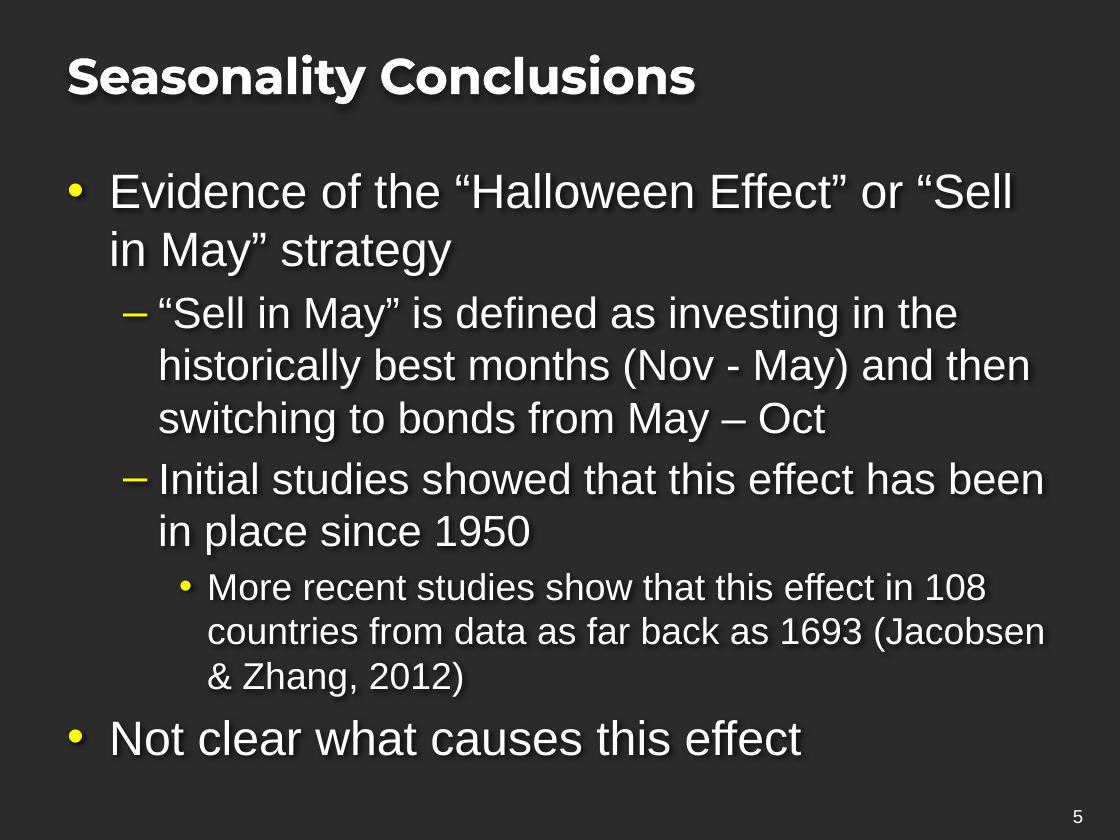
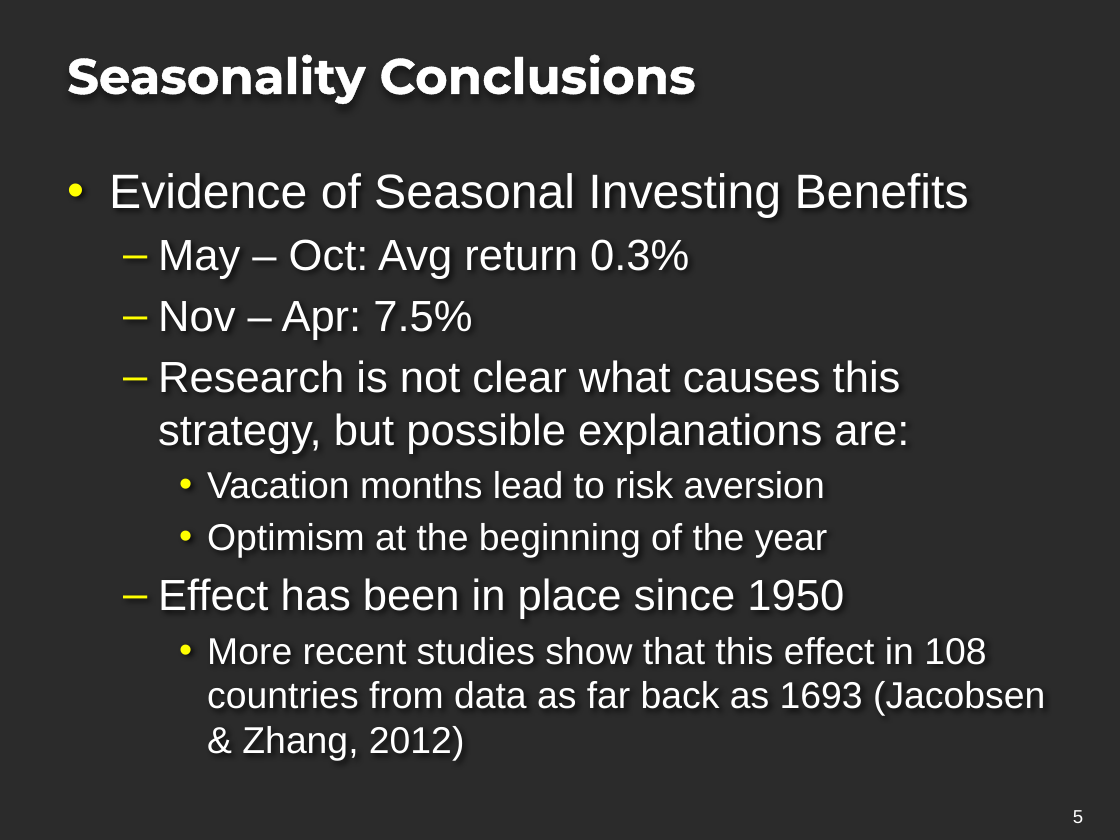
Before and after one commit to projectoneda/projectone, a slide deck: slide 6 of Portfolio Strategy Project.pptx. Drawn at 1120x840 pixels with LibreOffice and Linux fonts; fonts in the diff are those of the drawing; background and template pictures are left out; a plain dark background stands for a picture behind light text. Boxes give left, top, right and bottom in pixels: in the first picture for what was removed or moved away, otherwise in the second. Text is boxed around its words. In the diff, an @@ line names an element or a change of style, - is before the commit and + after.

Commit message:
PPT update

```diff
--- a/Portfolio Strategy Project.pptx
+++ b/Portfolio Strategy Project.pptx
@@ text at [109, 173, 969, 619]: text changed @@
-• Evidence of the “Halloween Effect” or “Sell in May” strategy
-  – “Sell in May” is defined as investing in the historically best months (Nov - May) and then switching to bonds from May – Oct
-  – Initial studies showed that this effect has been in place since 1950
+• Evidence of Seasonal Investing Benefits
+  – May – Oct: Avg return 0.3%
+  – Nov – Apr: 7.5%
+  – Research is not clear what causes this strategy, but possible explanations are:
+    • Vacation months lead to risk aversion
+    • Optimism at the beginning of the year
+  – Effect has been in place since 1950
@@ text at [109, 720, 802, 756]: paragraph removed @@
-• Not clear what causes this effect
```
Also in this commit, not shown: 2 other slides changed, 1 slide added, 3 slides removed, 2 other files.
